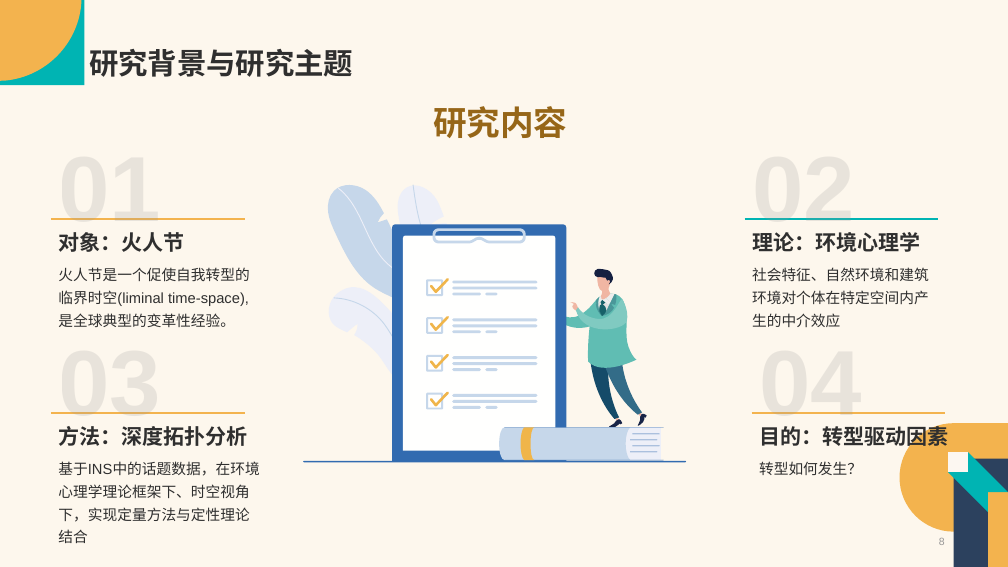
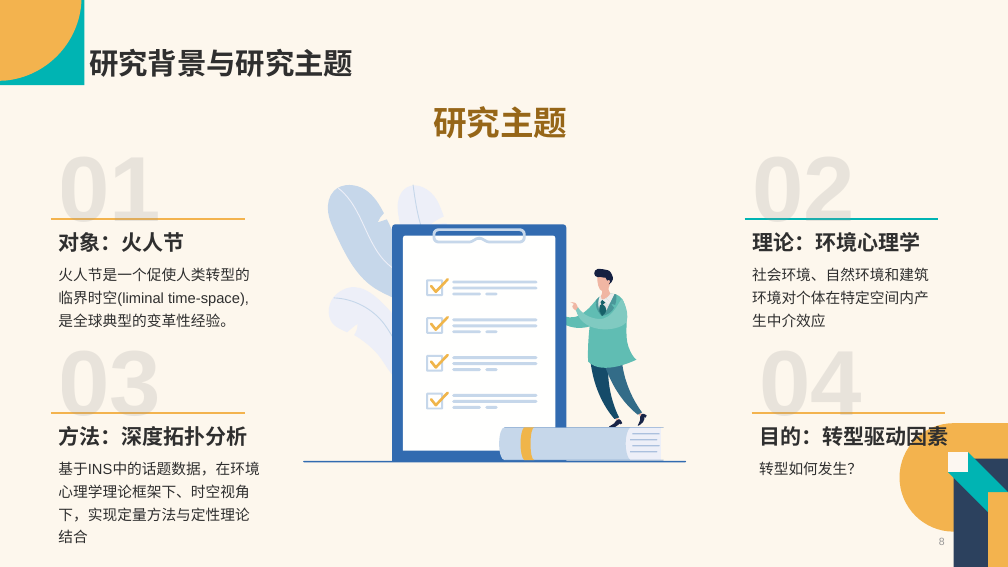
Before and after one commit to Vaelubo/Research, a slide deck: slide 8 of SSCI文章汇报.pptx. Drawn at 1008x567 pixels with LibreOffice and Linux fonts; fonts in the diff are those of the drawing. Boxes give left, top, right and bottom in pixels: in the first picture for what was removed or moved away, otherwise in the second. Text is boxed around its words. In the diff, an @@ line names an element or a change of style, - is before the commit and + after.

```diff
--- a/SSCI文章汇报.pptx
+++ b/SSCI文章汇报.pptx
@@ text at box(433, 106, 567, 138): text changed @@
-研究内容
+研究主题
@@ text at box(58, 267, 249, 327): text changed @@
-火人节是一个促使自我转型的临界时空(liminal time-space),是全球典型的变革性经验。
+火人节是一个促使人类转型的临界时空(liminal time-space),是全球典型的变革性经验。
@@ text at box(752, 267, 929, 327): text changed @@
-社会特征、自然环境和建筑环境对个体在特定空间内产生的中介效应
+社会环境、自然环境和建筑环境对个体在特定空间内产生中介效应
```
Also in this commit, not shown: 10 other slides changed, 2 slides added, 1 slide removed, 2 other files.
